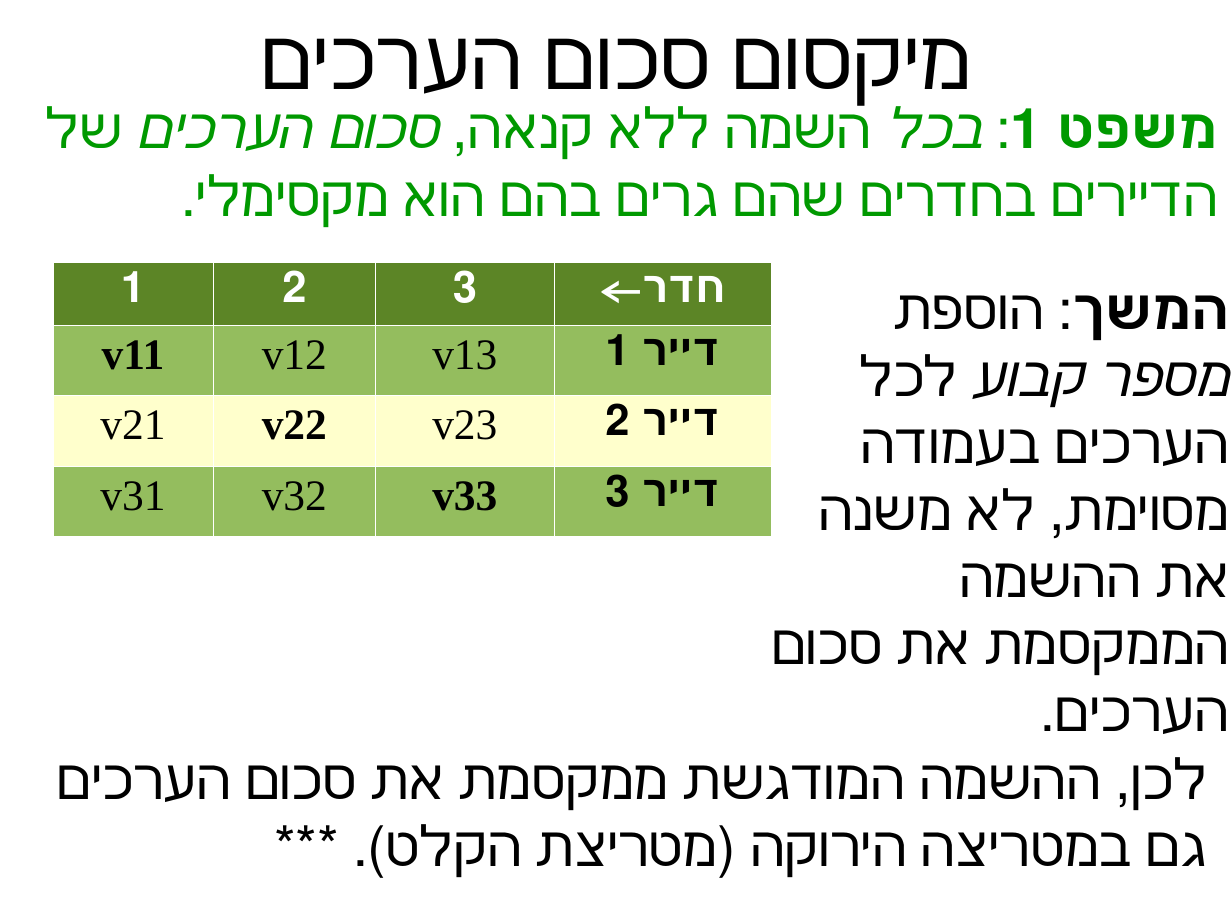
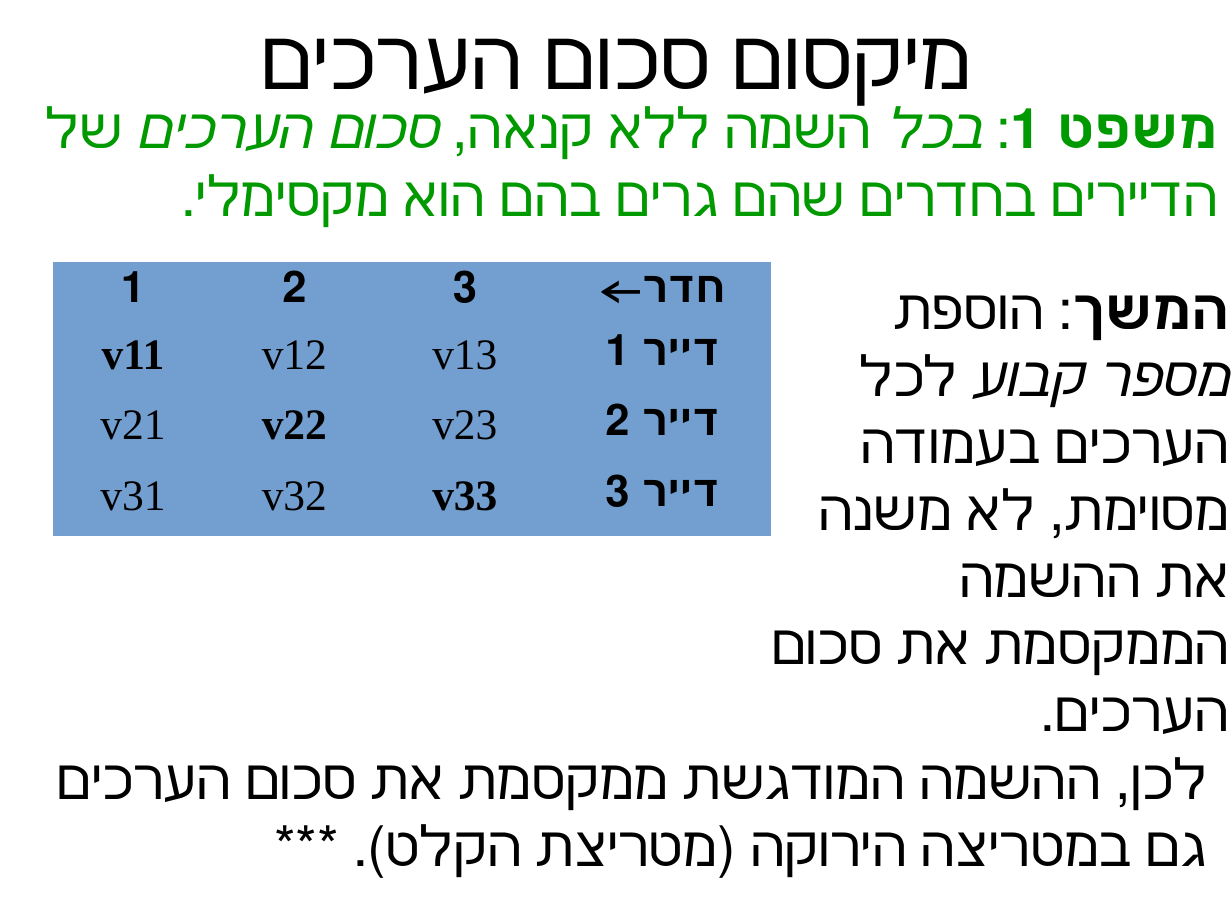
Before and after one commit to erelsgl-at-ariel/algorithms-5781, a slide deck: slide 15 of 03-rental-harmony/slides.odp (slide 14 before the commit). Drawn at 1232x924 pixels with LibreOffice and Linux fonts; fonts in the diff are those of the drawing. Boxes give left, top, right and bottom in pixels: in the first picture for what was removed or moved away, otherwise in the second. Text is boxed around its words. In the diff, an @@ line names an element or a change of style, - is before the commit and + after.

```diff
--- a/03-rental-harmony/slides.odp
+++ b/03-rental-harmony/slides.odp
@@ table at [53, 263, 771, 537] @@
@@ fill #5C8526 to #729FCF in row 1 @@
@@ fill #94BD5E to #729FCF in 8 cells @@
@@ fill #FFFFCC to #729FCF in row 3 @@
@@ text colour #FFFFFF to #000000 in "1", "2", "3", "חדר←" @@
@@ borders changed @@
```
Also in this commit, not shown: 8 other slides changed, 1 slide added, 13 other files.
